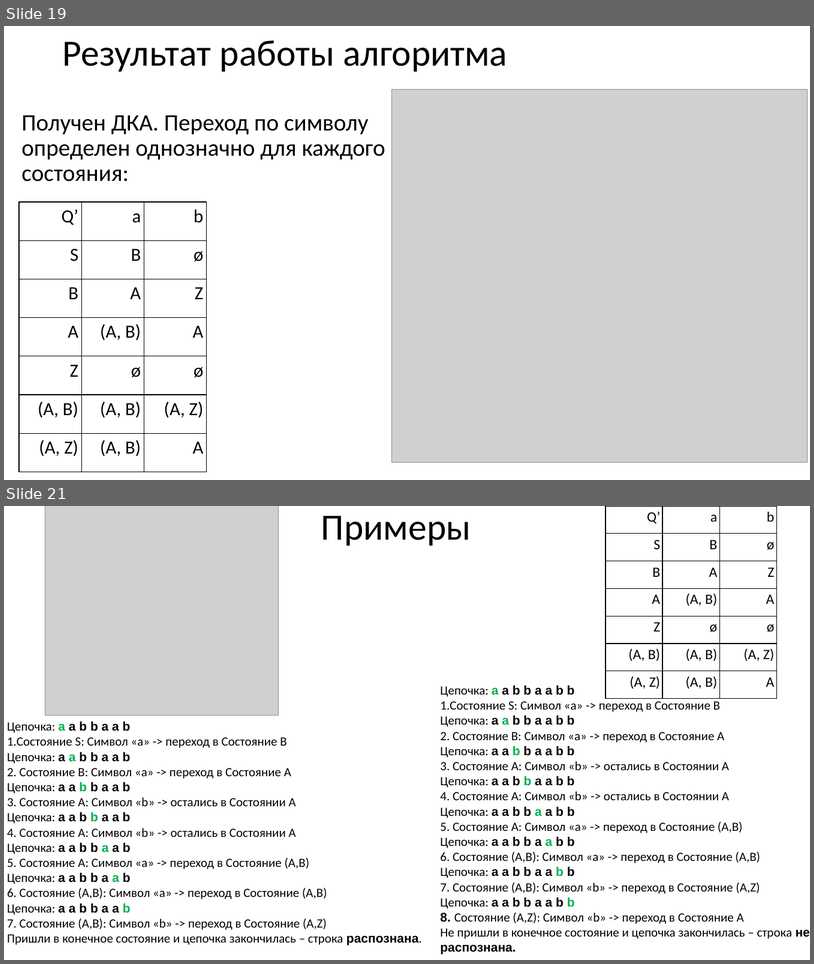
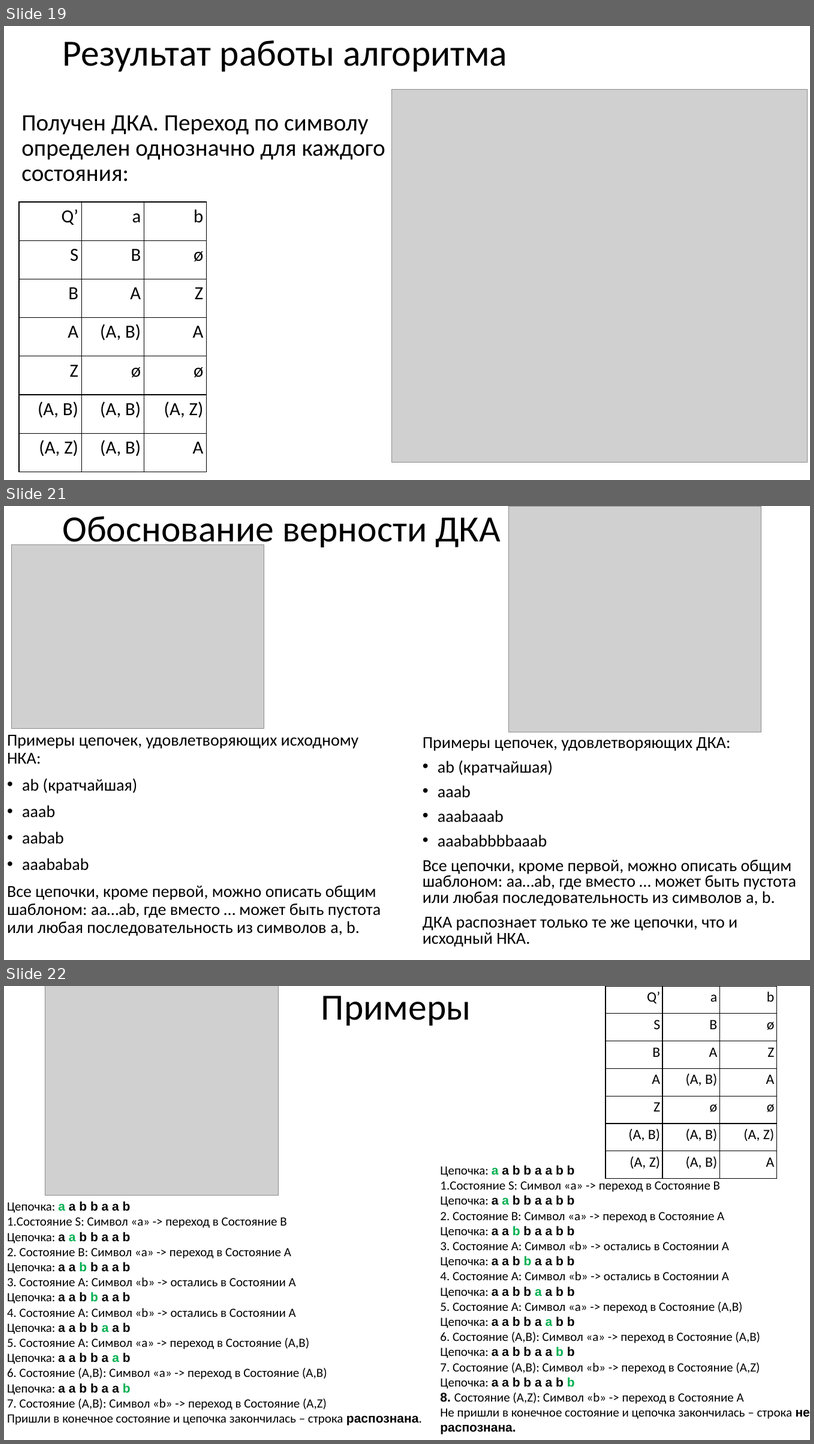
Before and after one commit to goddamnteam/korzun, a slide deck: task4.pptx. Shown one above the other, each under a label of ours: slides 19 and 21 before the commit, slides 19, 21 and 22 after it; the slides between them are not shown. The pictures are 814x964 and 814x1444 pixels, drawn with LibreOffice and Linux fonts; fonts in the diff are those of the drawing; grey boxes stand for pictures. Boxes give left, top, right and bottom in pixels: in the first picture for what was removed or moved away, otherwise in the second. Text is boxed around its words. In the diff, an @@ line names an element or a change of style, - is before the commit and + after.

```diff
--- a/task4.pptx
+++ b/task4.pptx
@@ slide 21 added at (x1=4, y1=506, x2=810, y2=960), background #FFFFFF @@
@@ title added at (x1=62, y1=516, x2=501, y2=550), 44 pt, text #000000 @@
+Обоснование верности ДКА
@@ picture added at (x1=509, y1=506, x2=761, y2=732) @@
@@ picture added at (x1=11, y1=545, x2=264, y2=729) @@
@@ text added at (x1=7, y1=735, x2=381, y2=936), 20 pt, text #000000 @@
+Примеры цепочек, удовлетворяющих исходному НКА:
+• ab (кратчайшая)
+• aaab
+• aabab
+• aaababab
+Все цепочки, кроме первой, можно описать общим шаблоном: aa…ab, где вместо … может быть пустота или любая последовательность из символов a, b.
@@ text added at (x1=423, y1=737, x2=797, y2=946), 20 pt, text #000000 @@
+Примеры цепочек, удовлетворяющих ДКА:
+• ab (кратчайшая)
+• aaab
+• aaabaaab
+• aaababbbbaaab
+Все цепочки, кроме первой, можно описать общим шаблоном: aa…ab, где вместо … может быть пустота или любая последовательность из символов a, b.
+ДКА распознает только те же цепочки, что и исходный НКА.
@@ what was slide 21 is now slide 22 @@
```
Also in this commit, not shown: 3 slides changed, 1 other file.
